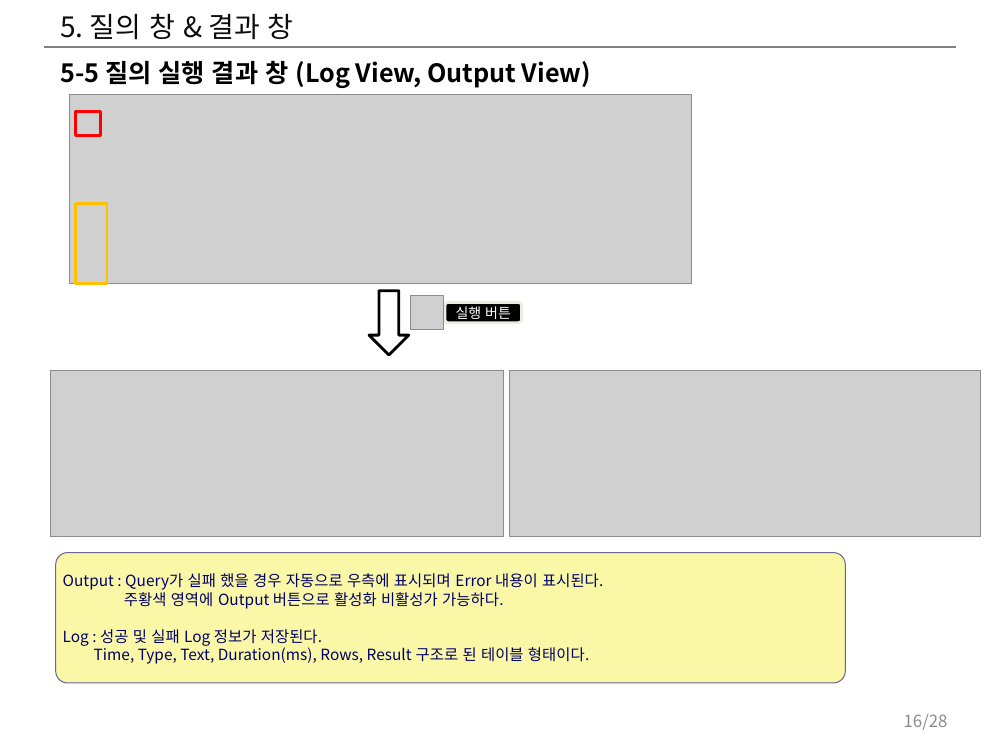
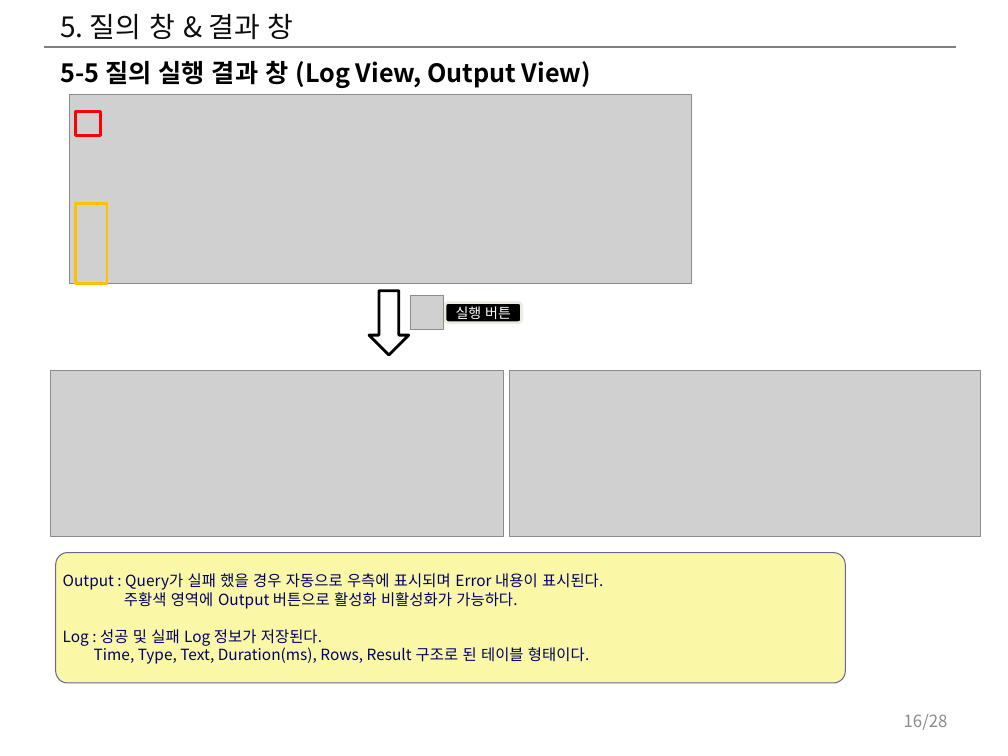
Before and after one commit to hwany7seo/gdbms_document, a slide deck: slide 16 of mockup/시각화도구_UI_UX_기획서.pptx. Drawn at 1008x756 pixels with LibreOffice and Linux fonts; fonts in the diff are those of the drawing; grey boxes stand for pictures. Boxes give left, top, right and bottom in pixels: in the first picture for what was removed or moved away, otherwise in the second. Text is boxed around its words. In the diff, an @@ line names an element or a change of style, - is before the commit and + after.

```diff
--- a/mockup/시각화도구_UI_UX_기획서.pptx
+++ b/mockup/시각화도구_UI_UX_기획서.pptx
@@ text in rounded rectangle at <box>124,592,517,609</box>: text changed @@
-주황색 영역에 Output 버튼으로 활성화 비활성가 가능하다.
+주황색 영역에 Output 버튼으로 활성화 비활성화가 가능하다.
```
Also in this commit, not shown: 16 other slides changed, 1 slide added, 7 other files.
